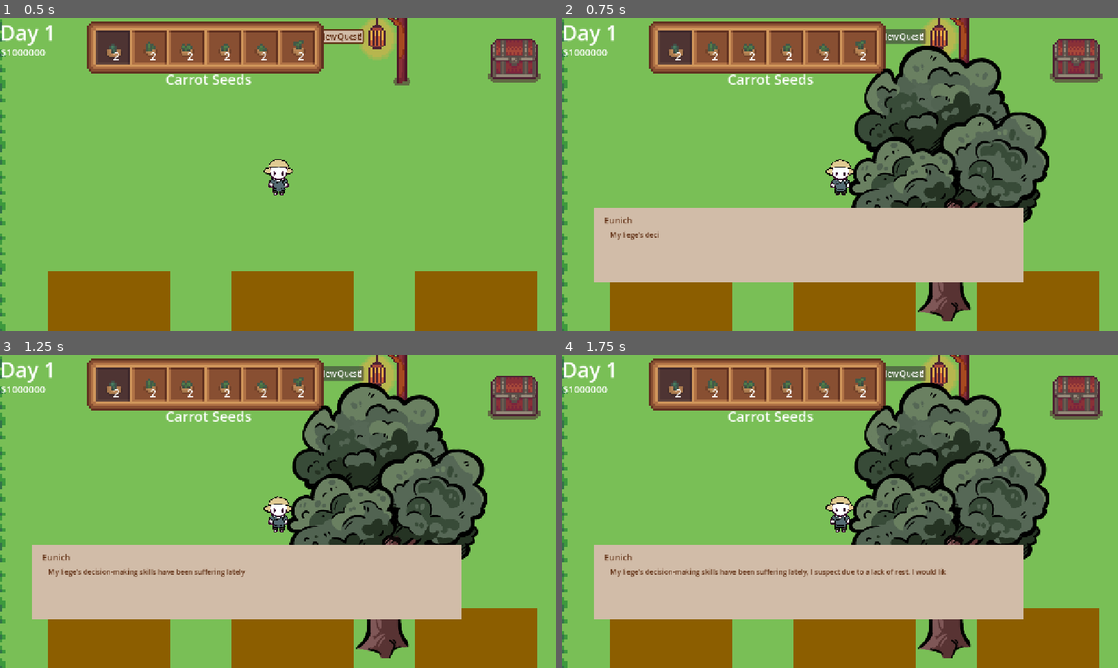
Above: before the commit, frames 1-4 (two rows, left to right).
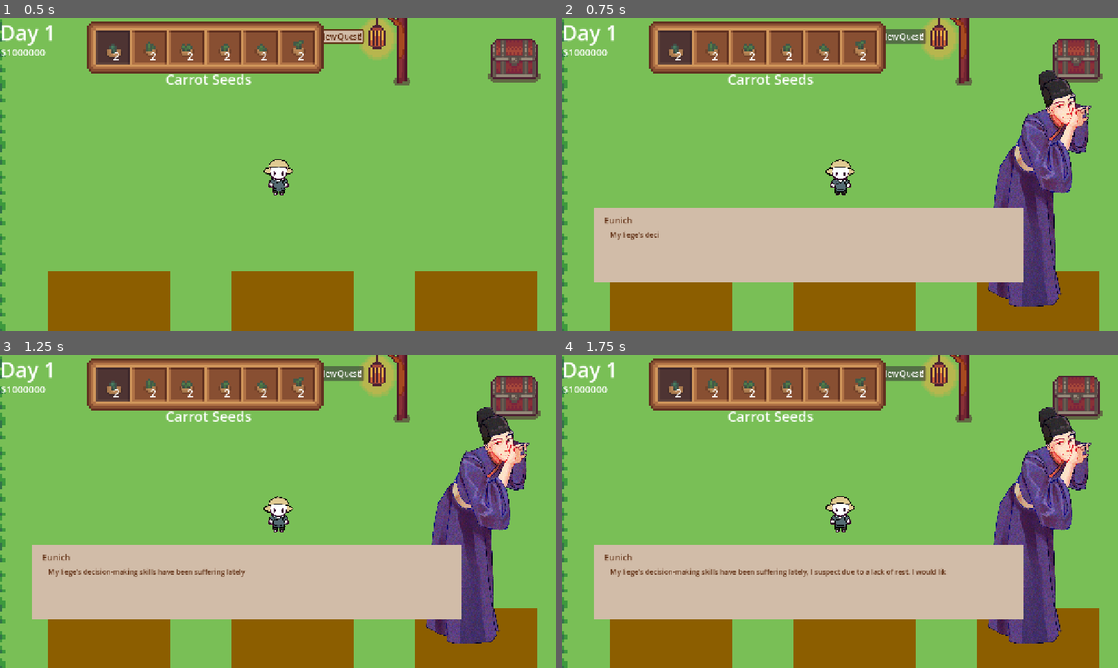
Above: after the commit, the same moments.

Repository: javakid999/Grow-Your-Poison-
Game: Godot game, scene res://farm.tscn
Two runs of this game, one before a commit and one after it. Both use one fixed random seed, a clock stepped at 60 frames per second and the inputs below.
Inputs:
- Up to frame 1 (0.5 s): no input
- Up to frame 2 (0.75 s): click "New Quest!" at 0.5 s
- Up to frame 3 (1.25 s): no input
- Up to frame 4 (1.75 s): click "New Quest!" at 1.25 s

Frame 1 is identical in both runs. In frame 2, 20% of the frame differs, in the area x 51-96%, y 8-97%; in frame 3, 20%; in frame 4, 20%.

Commit message:
edited images, fixed character display

Diff:
--- a/scenes/dialogue_ui.tscn
+++ b/scenes/dialogue_ui.tscn
@@ -1,6 +1,6 @@
 [gd_scene format=3 uid="uid://c88s58o4i17m0"]
 
-[ext_resource type="Texture2D" uid="uid://duav38i82146r" path="res://assets/images/character_sprites/Imperial Concubine.png" id="1_dwk8m"]
+[ext_resource type="Texture2D" uid="uid://dwpgmhj4ayk5g" path="res://assets/images/character_sprites/Eunich.png" id="1_dwk8m"]
 
 [sub_resource type="StyleBoxFlat" id="StyleBoxFlat_6ioo0"]
 bg_color = Color(0.37254903, 0.18039216, 0.07058824, 1)
@@ -119,7 +119,7 @@
 
 [node name="speaker_sprite" type="Sprite2D" parent="canvas" unique_id=1949162503]
 z_index = -1
-position = Vector2(890.99994, 375)
-scale = Vector2(0.7875458, 0.76682407)
+position = Vector2(1083, 375)
+scale = Vector2(0.3, 0.292)
 texture = ExtResource("1_dwk8m")
 region_rect = Rect2(1134.4695, 1687.3607, 610.5676, 846.62537)
--- a/tile_map_layer.gd
+++ b/tile_map_layer.gd
@@ -55,9 +55,9 @@
 	hovered_cell = cell
 	on_hover_changed(cell)
 
-# ------------------------------
-# INTERACTION-INPUT HANDLING
-# ------------------------------
+# ---------------------------------------------
+# HANDLING INPUT WHILE ACCEPTING QUESTS
+# ---------------------------------------------
 
 var is_interacting = false
 
@@ -66,6 +66,10 @@
 
 func _on_dialogue_trigger_dialogue_over() -> void:
 	is_interacting = false
+
+# ---------------------------------------------
+# HANDLING INPUT
+# ---------------------------------------------
 
 func _input(event):
 	if event is InputEventMouseButton and !is_interacting:
Binary file changed: assets/images/character_sprites/Eunich.png
Binary file added: assets/images/sky/Grow_Your_Poison_Cover_Art.png
Not shown, added: assets/images/sky/Grow_Your_Poison_Cover_Art.png.import
